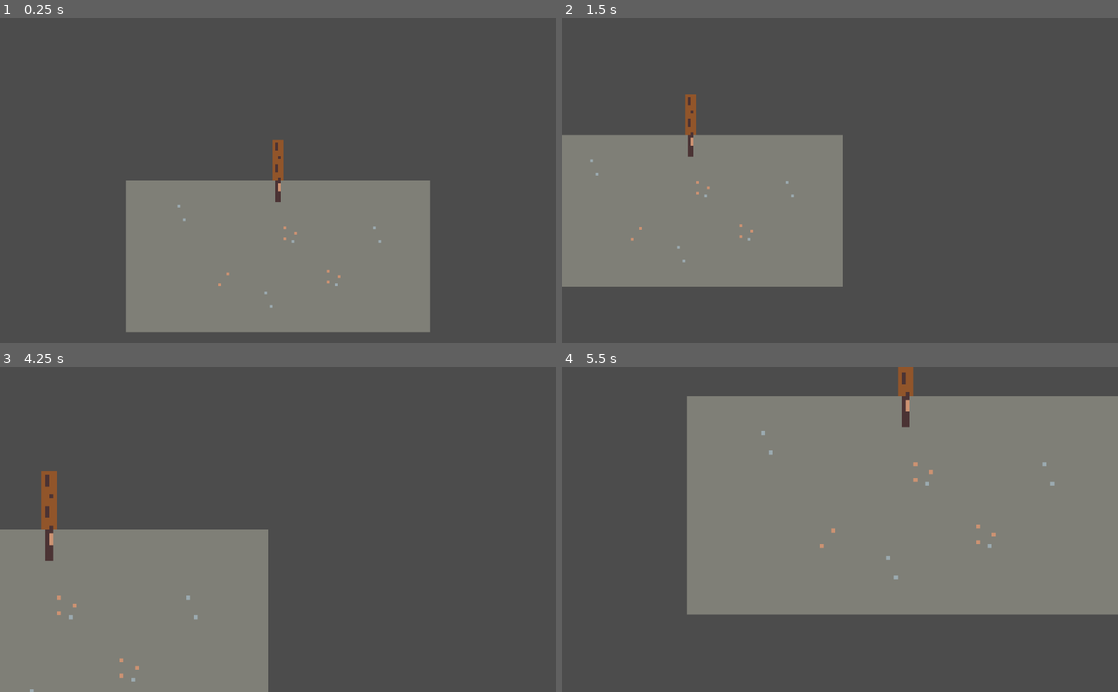
Above: before the commit, frames 1-4 (two rows, left to right).
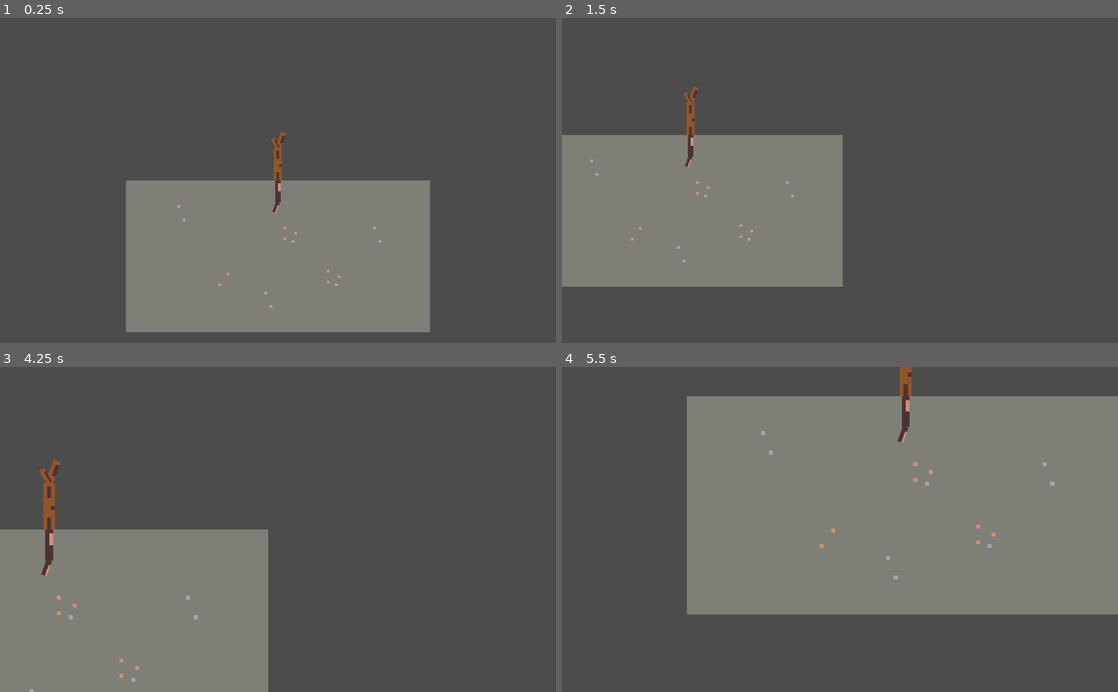
Above: after the commit, the same moments.

Repository: martindzejky/my-little-tree
Game: Godot game, scene res://scenes/main.tscn
Two runs of this game, one before a commit and one after it. Both use one fixed random seed, a clock stepped at 60 frames per second and the inputs below.
Inputs (mouse positions are in pixels of both pictures, inside the frame that each line leads up to):
- Up to frame 1 (0.25 s): no input
- Up to frame 2 (1.5 s): tap Enter at 0.5 s; move the mouse to (962, 164) at 0.52 s; hold D (move_right) 0.53-1.28 s; tap Mouse wheel up (zoom_in) at 0.6 s; move the mouse to (728, 196) at 1.27 s; hold S (move_down) from 1.28 s (still down); tap Mouse wheel down (zoom_out) at 1.35 s
- Up to frame 3 (4.25 s): move the mouse to (333, 458) at 2.02 s; release S (move_down) at 2.03 s; hold D (move_right) 2.03-2.78 s; tap Mouse wheel up (zoom_in) at 2.1, 3.6 s; move the mouse to (250, 594) at 2.77 s; hold W (move_up) 2.78-3.53 s; tap Mouse wheel down (zoom_out) at 2.85 s; move the mouse to (444, 578) at 3.52 s; hold A (move_left) from 3.53 s (still down)
- Up to frame 4 (5.5 s): move the mouse to (673, 480) at 4.27 s; tap Mouse wheel down (zoom_out) at 4.35 s; move the mouse to (867, 529) at 5.02 s; release A (move_left) at 5.03 s; hold S (move_down) from 5.03 s (still down); tap Mouse wheel up (zoom_in) at 5.1 s

The runs differ from the first frame. In frame 1, 0.2% of the frame differs, in the area x 48-52%, y 35-61%; in frame 2, 0.2%; in frame 3, 0.4%, in the area x 7-11%, y 28-65%; in frame 4, 0.2%.

Commit message:
add more branches to the tree

Diff:
--- a/objects/tree.tscn
+++ b/objects/tree.tscn
@@ -8,11 +8,30 @@
 [node name="branches" type="Node2D" parent="."]
 
 [node name="trunk" parent="branches" instance=ExtResource( 1 )]
-length = 15.0
-thickness = 4.0
+length = 12.0
+thickness = 3.0
+
+[node name="branch" parent="branches/trunk/children" index="0" instance=ExtResource( 1 )]
+rotation = 0.349066
+length = 6.0
+thickness = 2.0
+
+[node name="branch2" parent="branches/trunk/children" index="1" instance=ExtResource( 1 )]
+rotation = -0.523599
+length = 4.0
+thickness = 1.5
 
 [node name="roots" type="Node2D" parent="."]
 
 [node name="initial" parent="roots" instance=ExtResource( 2 )]
 length = 8.0
 thickness = 2.0
+
+[node name="root" parent="roots/initial/children" index="0" instance=ExtResource( 2 )]
+rotation = 0.349066
+length = 4.0
+thickness = 1.5
+
+[editable path="branches/trunk"]
+
+[editable path="roots/initial"]
--- a/scripts/branch.gd
+++ b/scripts/branch.gd
@@ -11,3 +11,24 @@
 
 # how big (thick) is the branch, this might change in time
 export(float) var thickness
+
+func _process(delta):
+    # update the relative position of this branch based on the length
+    # of the parent
+
+    var parent = get_parent()
+
+    # this should be the children node of the parent
+    if not parent:
+        return
+
+    parent = parent.get_parent()
+
+    # this should be the parent branch
+    if not parent:
+        return
+
+    if not parent as Branch:
+        return
+
+    position.y = parent.growDirection * parent.length
